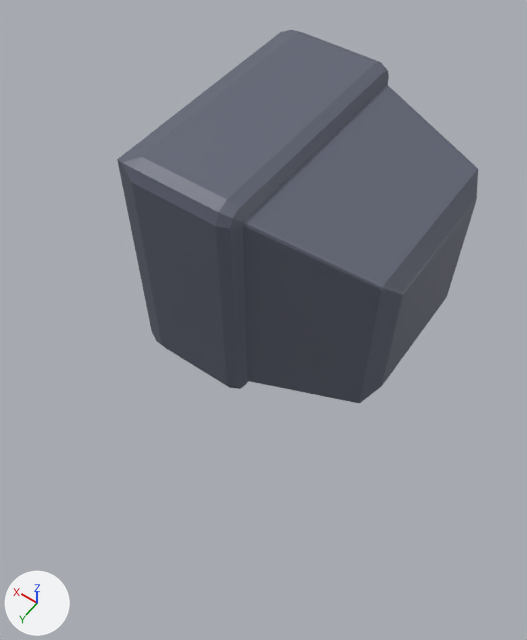
The FBX model Assets/Art/DiagnoseTools/DiagnoseTool_TV.fbx: old version first, new version second.
Rendered twice from a camera (50 mm lens) standing at (-0.603, 1.022, 1.502) and looking at (-0.037, 0.23, 0.257). The axes (+X, +Y, +Z) are drawn at lower left. The lights are the same throughout.

Names of what the first picture shows: 'TVHull'.
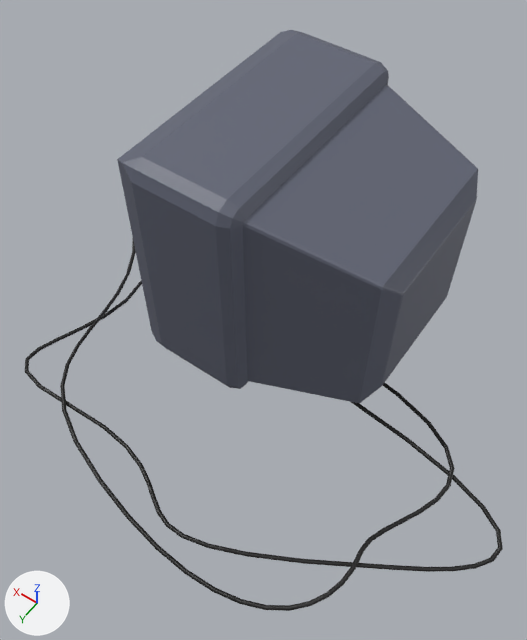
Edits to the bpy script that builds the scene:
```text
Add mat_cable_001:
    mat_cable_001 = principled_material('Cable.001')
    mat_cable_001.base_color = (0.00669, 0.00669, 0.00669)  # black #131313
Add mat_cable:
    mat_cable = principled_material('Cable')
    mat_cable.base_color = (0.00669, 0.00669, 0.00669)  # black #131313
Add me_béziercurve_001:
    me_béziercurve_001.from_pydata(...)  # 222 vertices, 224 faces; spans x -0.68..0.679, y -0.108..0.647, z -0.009..0.036
    me_béziercurve_001.materials.append(mat_cable_001)  # black #131313
Add me_béziercurve:
    me_béziercurve.from_pydata(...)  # 222 vertices, 224 faces; spans x -0.53..0.679, y -0.076..0.696, z -0.013..0.043
    me_béziercurve.materials.append(mat_cable)  # black #131313
Add ob_cable_b:
    ob_cable_b = bpy.data.objects.new('Cable_B', me_béziercurve_001)
    ob_cable_b.location = (0.0, 0.0, 0.0)
Add ob_cable_a:
    ob_cable_a = bpy.data.objects.new('Cable_A', me_béziercurve)
    ob_cable_a.location = (0.0, 0.0, 0.0)
```

Changed parts and their boxes [x1, y1, x2, y2] in the pictures (527 x 640 px):
'Cable_B', added (black): after [25, 281, 503, 572]
'Cable_A', added (black): after [60, 241, 455, 611]
